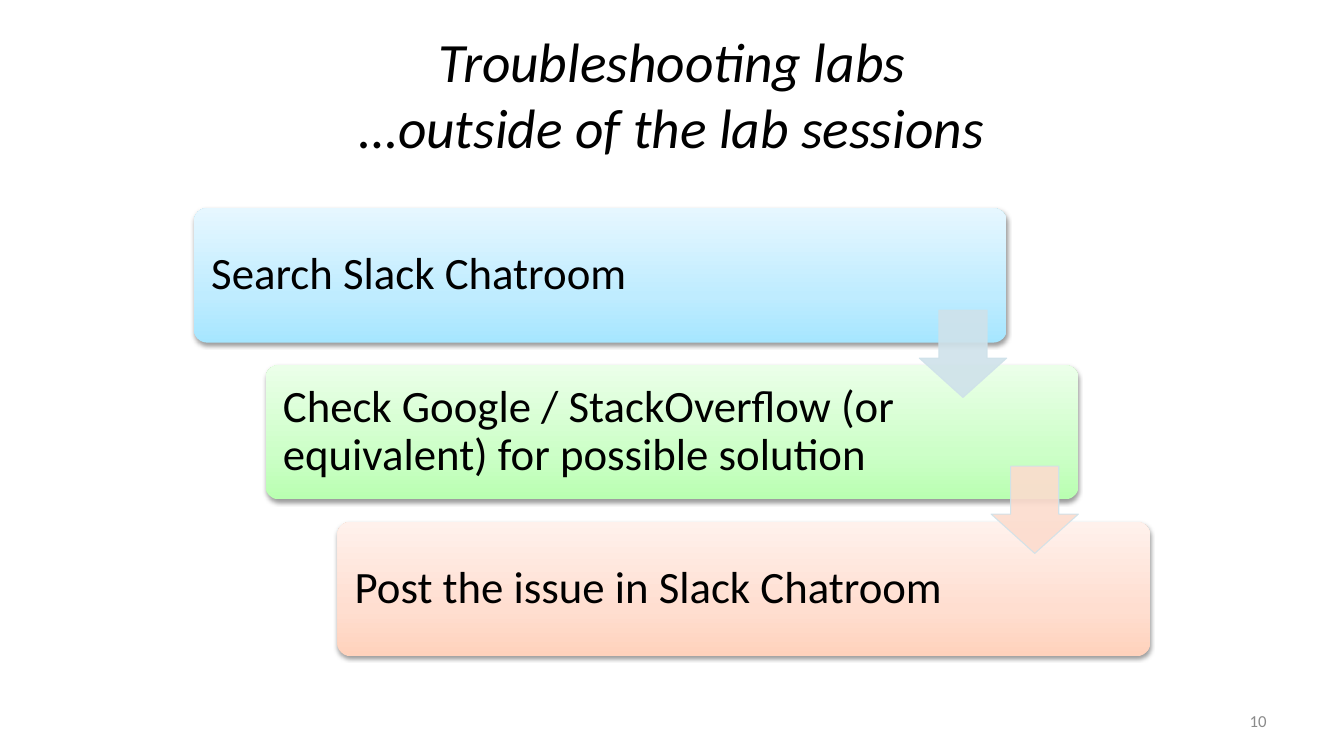
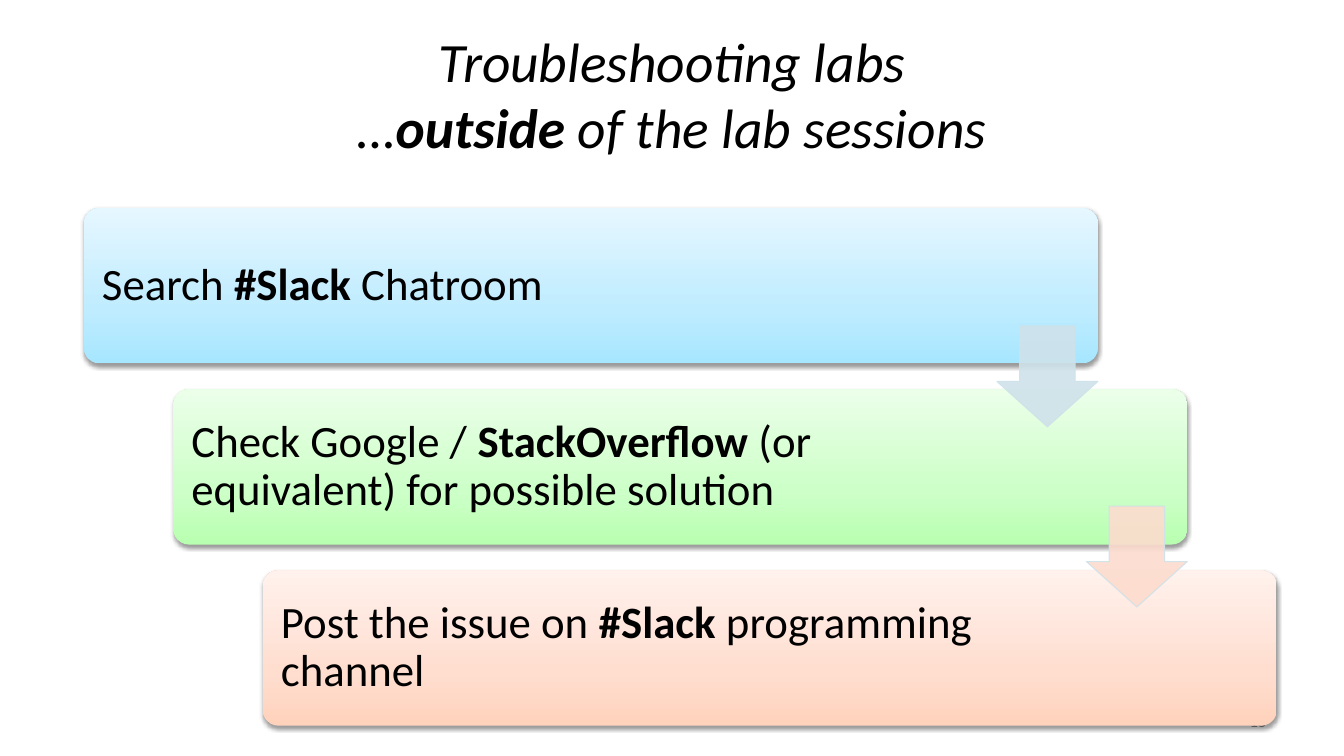
Before and after one commit to wit-hdip-comp-sci-2019/wit-hdip-comp-sci-2019.github.io, a slide deck: slide 15 of g1-induction/unit-1-semester-1/talk-3-programming/a-intro-to-programming.pptx (slide 10 before the commit). Drawn at 1344x756 pixels with LibreOffice and Linux fonts; fonts in the diff are those of the drawing. Boxes give left, top, right and bottom in pixels: in the first picture for what was removed or moved away, otherwise in the second. Text is boxed around its words. In the diff, an @@ line names an element or a change of style, - is before the commit and + after.

```diff
--- a/g1-induction/unit-1-semester-1/talk-3-programming/a-intro-to-programming.pptx
+++ b/g1-induction/unit-1-semester-1/talk-3-programming/a-intro-to-programming.pptx
@@ title "Troubleshooting labs …outside of the ..." at [357, 43, 986, 155]: bold on in "…outside" @@
@@ rounded rectangle: place and size @@
-rounded rectangle at [194, 209, 1006, 343]
+rounded rectangle at [84, 209, 1098, 364]
@@ text at [102, 268, 542, 301]: text changed @@
-Search Slack Chatroom
+Search #Slack Chatroom
@@ down arrow: place and size @@
-down arrow at [920, 311, 1007, 398]
+down arrow at [997, 326, 1098, 426]
@@ rounded rectangle: place and size @@
-rounded rectangle at [265, 365, 1078, 499]
+rounded rectangle at [173, 389, 1188, 544]
@@ text "Check Google / StackOverflow (or ...": place and size @@
-text "Check Google / StackOverflow (or ..." at [283, 389, 894, 478]
+text "Check Google / StackOverflow (or ..." at [191, 424, 811, 513]
@@ text "Check Google / StackOverflow (or ..." at [191, 424, 811, 513]: bold on in "StackOverflow" @@
@@ down arrow: place and size @@
-down arrow at [991, 466, 1079, 554]
+down arrow at [1087, 506, 1188, 607]
@@ rounded rectangle: place and size @@
-rounded rectangle at [338, 522, 1150, 656]
+rounded rectangle at [263, 571, 1277, 726]
@@ text at [281, 606, 972, 687]: text changed @@
-Post the issue in Slack Chatroom
+Post the issue on #Slack programming channel
@@ page number at [1250, 725, 1267, 732]: text changed @@
-10
+15
```
Also in this commit, not shown: 10 other slides changed, 8 slides added, 3 slides removed, 11 other files.
